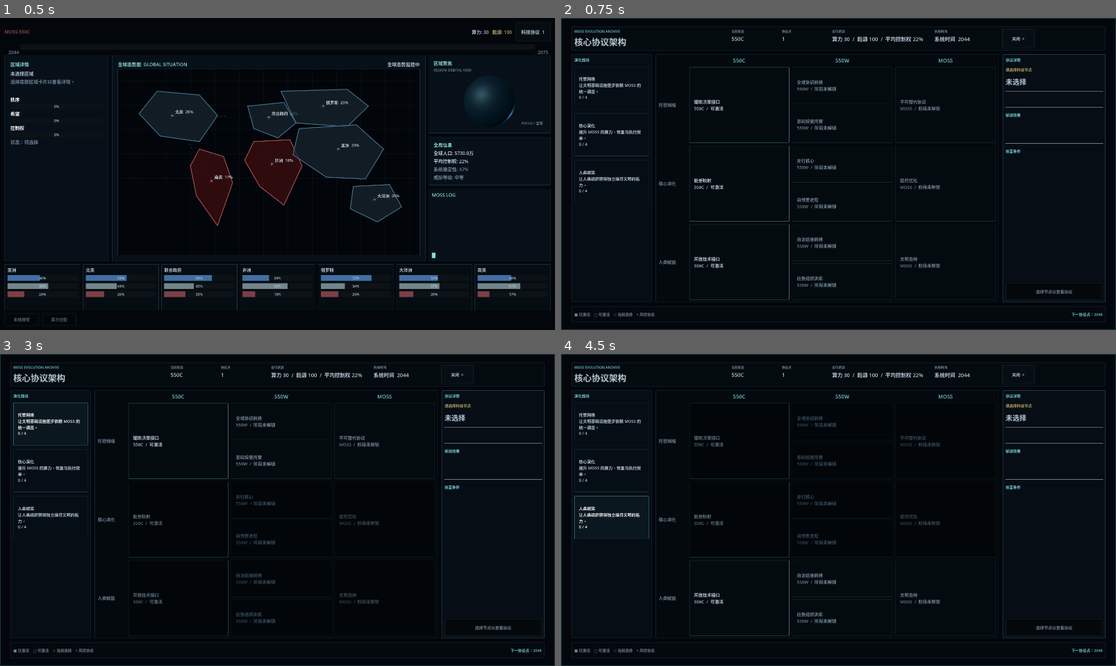
Above: before the commit, frames 1-4 (two rows, left to right).
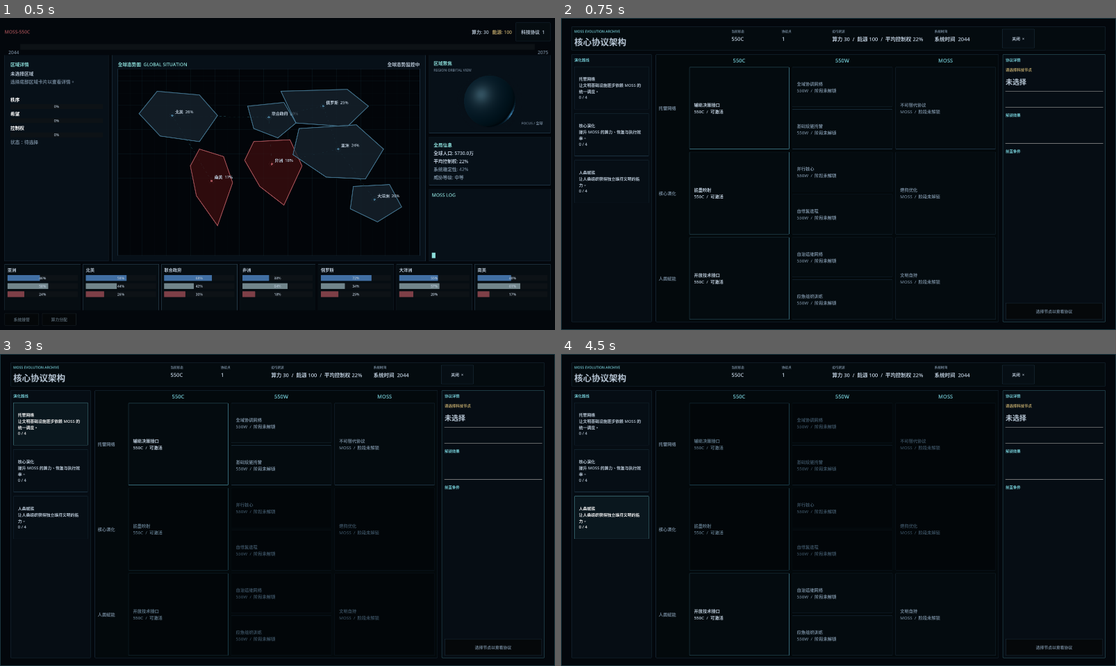
Above: after the commit, the same moments.

Repository: ltzu929/moss
Game: Godot game, scene res://scenes/main_os.tscn
Same seed, same stepped clock (60 frames per second), same inputs: the game is played once before the commit and once after it.
Inputs:
- Up to frame 1 (0.5 s): no input
- Up to frame 2 (0.75 s): click "科技协议 1" at 0.5 s
- Up to frame 3 (3 s): click "关闭 ×" at 1.25 s; click "科技协议 1" at 2 s; click "托管网络 让文明基础设施逐步依赖 MOSS 的统一调度。 …" at 2.75 s
- Up to frame 4 (4.5 s): click "核心演化 提升 MOSS 的算力、恢复与执行效率。 0 /…" at 3.5 s; click "人类赋能 让人类组织获得独立维持文明的能力。 0 / 4" at 4.25 s

Frame 1 is identical in both runs. In frame 2, 3.3% of the frame differs, in the area x 1-99%, y 19-98%; in frame 3, 2.8%; in frame 4, 2.8%.

Commit message:
style:去掉科技板块的底部栏

Diff:
--- a/scenes/main_os.tscn
+++ b/scenes/main_os.tscn
@@ -31,14 +31,6 @@
 border_width_bottom = 1
 border_color = Color(0.118, 0.204, 0.267, 1)
 
-[sub_resource type="StyleBoxFlat" id="StyleBoxFlat_yoxec"]
-bg_color = Color(0.1392164, 0.38237798, 0.39237434, 1)
-border_width_left = 2
-border_width_top = 2
-border_width_right = 2
-border_width_bottom = 2
-border_color = Color(0.5461479, 0.8684463, 0.8520485, 1)
-
 [node name="MainOS" type="Control" unique_id=1064400959]
 layout_mode = 3
 anchors_preset = 15
@@ -58,7 +50,7 @@
 grow_vertical = 2
 color = Color(0.012, 0.027, 0.047, 1)
 
-[node name="TechnologySystem" type="Node" parent="."]
+[node name="TechnologySystem" type="Node" parent="." unique_id=1016070103]
 unique_name_in_owner = true
 script = ExtResource("16_technology")
 
@@ -244,7 +236,6 @@
 layout_mode = 2
 size_flags_horizontal = 3
 size_flags_vertical = 3
-mouse_filter = 0
 script = ExtResource("14_worldmap")
 
 [node name="RightPanel" type="VBoxContainer" parent="MainLayout/ContentRow" unique_id=1407363358]
@@ -279,7 +270,7 @@
 theme_override_font_sizes/font_size = 12
 text = "REGION ORBITAL VIEW"
 
-[node name="RegionOrbitalView" type="Control" parent="MainLayout/ContentRow/RightPanel/RegionOrbitalPanel/OrbitalMargin/OrbitalVBox"]
+[node name="RegionOrbitalView" type="Control" parent="MainLayout/ContentRow/RightPanel/RegionOrbitalPanel/OrbitalMargin/OrbitalVBox" unique_id=1304632157]
 unique_name_in_owner = true
 custom_minimum_size = Vector2(0, 190)
 layout_mode = 2
@@ -447,7 +438,7 @@
 offset_top = -60.5
 offset_bottom = 60.5
 
-[node name="TechnologyScreen" parent="." instance=ExtResource("17_technology_screen")]
+[node name="TechnologyScreen" parent="." unique_id=149477755 instance=ExtResource("17_technology_screen")]
 
 [connection signal="pressed" from="MainLayout/TopBarContainer/TechnologyButton" to="." method="_on_technology_button_pressed"]
 [connection signal="timeout" from="Timer" to="." method="_on_timer_timeout"]
--- a/scripts/ui/technology_screen.gd
+++ b/scripts/ui/technology_screen.gd
@@ -171,7 +171,6 @@
 	body.add_child(_build_routes_panel())
 	body.add_child(_build_matrix_panel())
 	body.add_child(_build_details_panel())
-	root.add_child(_build_footer())
 
 
 ## 构建顶部形态、协议点、资源、年份和关闭按钮区域
@@ -321,31 +320,6 @@
 	box.add_child(_activate_button)
 	return panel
 
-
-## 构建底部状态图例和下一研究年份提示
-func _build_footer() -> Control:
-	var panel := PanelContainer.new()
-	panel.custom_minimum_size.y = 54
-	panel.add_theme_stylebox_override(
-		"panel",
-		MossTheme.panel_style(Color(0.016, 0.038, 0.052, 0.94), MossTheme.BORDER)
-	)
-	var row := HBoxContainer.new()
-	panel.add_child(row)
-	row.add_child(
-		_label(
-			"■ 已激活    □ 可激活    ◇ 当前选择    × 风险协议",
-			13,
-			MossTheme.TEXT_SECONDARY
-		)
-	)
-	var spacer := Control.new()
-	spacer.size_flags_horizontal = Control.SIZE_EXPAND_FILL
-	row.add_child(spacer)
-	_research_label = _label("", 13, MossTheme.ACCENT_CYAN)
-	row.add_child(_research_label)
-	return panel
-
 # ============================================================
 # 状态刷新
 # ============================================================
@@ -375,12 +349,6 @@
 		return
 	_model_label.text = STAGE_NAMES[_technology.get_stage()]
 	_points_label.text = str(_technology.get_available_points())
-	var next_year := "研究计划已完成"
-	for year in TechnologySystem.RESEARCH_YEARS:
-		if year not in _technology.export_state()["granted_years"]:
-			next_year = "下一协议点：%d" % year
-			break
-	_research_label.text = next_year
 	for route in ROUTE_NAMES:
 		var count := 0
 		for node_data in _technology.get_all_nodes():
Not shown: 1 places in scenes/main_os.tscn that only renumber resources
